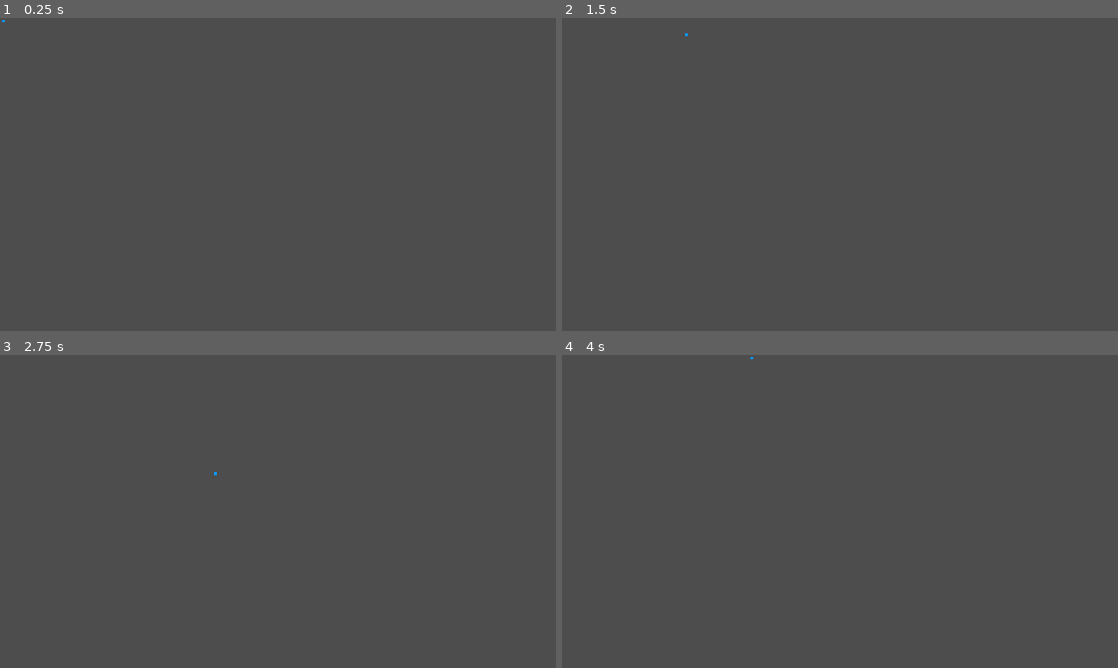
Above: before the commit, frames 1-4 (two rows, left to right).
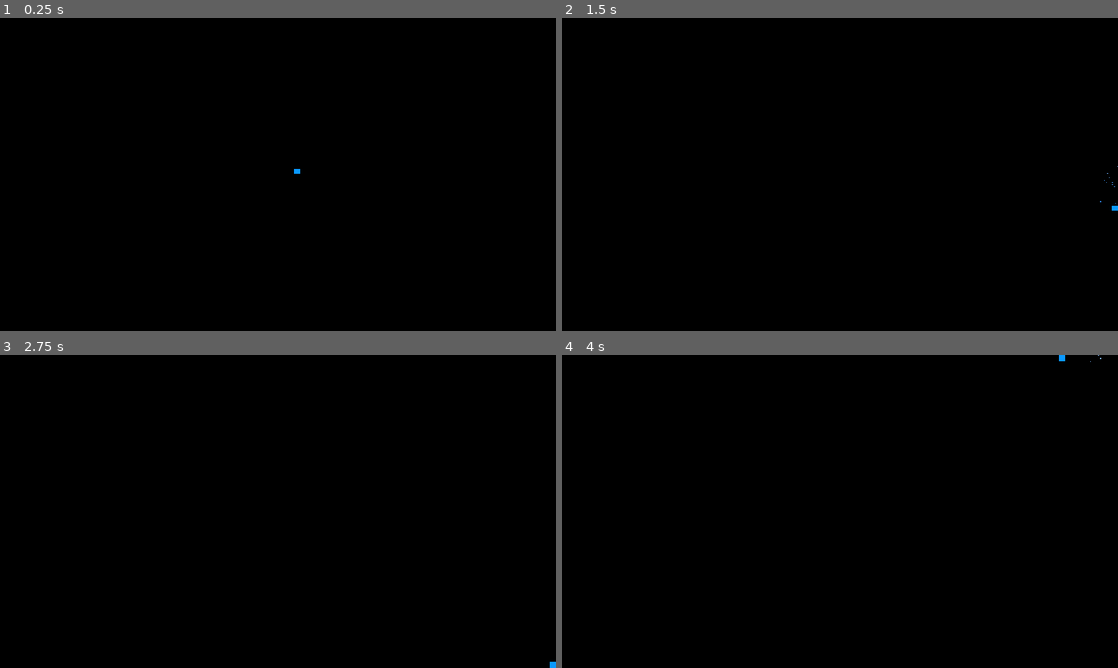
Above: after the commit, the same moments.

Repository: UnCompa/dodge-the-beat
Game: Godot game, scene res://escenas/escena_principal/escena_principal.tscn
The game is run twice, just before and just after one commit, with the same random seed, the same clock (stepped at 60 frames per second) and the same inputs. Before the commit the project starts from res://escenas/player/player.tscn.
Inputs:
- Up to frame 1 (0.25 s): no input
- Up to frame 2 (1.5 s): tap Enter (ui_accept) at 0.5, 0.6, 0.77, 1.07, 1.25, 1.35 s; hold Right (ui_right) 0.53-1.28 s; hold Down (ui_down) from 1.28 s (still down)
- Up to frame 3 (2.75 s): tap Enter (ui_accept) at 1.52, 1.82, 2.1 s; release Down (ui_down) at 2.03 s; hold Right (ui_right) from 2.03 s (still down)
- Up to frame 4 (4 s): tap Enter (ui_accept) at 2.75, 2.85, 3.02, 3.32, 3.5, 3.6, 3.77 s; release Right (ui_right) at 2.78 s; hold Up (ui_up) 2.78-3.53 s; hold Left (ui_left) from 3.53 s (still down)

The runs differ from the first frame. In frame 1, 100% of the frame differs, in the area x 0-100%, y 0-100%; in frame 2, 100%; in frame 3, 100%; in frame 4, 100%.

Commit message:
feat: adding best movement and camara collision

Diff:
--- /dev/null
+++ b/escenas/escena_principal/camera_2d.gd
@@ -0,0 +1,54 @@
+extends Camera2D
+
+# Variable para guardar las paredes
+var static_body: StaticBody2D
+
+func _ready() -> void:
+	setup_camera_walls()
+
+func setup_camera_walls() -> void:
+	# 1. Creamos el cuerpo estático
+	static_body = StaticBody2D.new()
+	static_body.name = "CameraWalls"
+	add_child(static_body)
+
+	# 2. Creamos las 4 formas de colisión
+	for i in range(4):
+		var collision_shape := CollisionShape2D.new()
+		var segment := WorldBoundaryShape2D.new() # Usamos límites infinitos
+		collision_shape.shape = segment
+		static_body.add_child(collision_shape)
+
+func _process(_delta: float) -> void:
+	update_wall_positions()
+
+func update_wall_positions() -> void:
+	# Obtenemos el tamaño del viewport (la pantalla actual)
+	var view_size = get_viewport_rect().size
+	# Calculamos el centro y los bordes considerando el zoom de la cámara
+	var half_size = (view_size * (1.0 / zoom.x)) / 2.0
+
+	# Referencias a los hijos (las 4 colisiones)
+	var left_wall = static_body.get_child(0)
+	var right_wall = static_body.get_child(1)
+	var top_wall = static_body.get_child(2)
+	var bottom_wall = static_body.get_child(3)
+
+	# Posicionamos las paredes relativas a la cámara
+	# WorldBoundaryShape2D usa un vector 'normal' para saber hacia dónde empujar
+
+	# Pared Izquierda (Empuja hacia la derecha)
+	left_wall.position = Vector2(-half_size.x, 0)
+	left_wall.shape.normal = Vector2.RIGHT
+
+	# Pared Derecha (Empuja hacia la izquierda)
+	right_wall.position = Vector2(half_size.x, 0)
+	right_wall.shape.normal = Vector2.LEFT
+
+	# Pared Superior (Empuja hacia abajo)
+	top_wall.position = Vector2(0, -half_size.y)
+	top_wall.shape.normal = Vector2.DOWN
+
+	# Pared Inferior (Empuja hacia arriba)
+	bottom_wall.position = Vector2(0, half_size.y)
+	bottom_wall.shape.normal = Vector2.UP
--- a/escenas/escena_principal/escena_principal.tscn
+++ b/escenas/escena_principal/escena_principal.tscn
@@ -1,6 +1,7 @@
 [gd_scene format=3 uid="uid://dnemweto3bcq6"]
 
 [ext_resource type="PackedScene" uid="uid://cx3n2f5llbyy8" path="res://escenas/player/player.tscn" id="1_pdctq"]
+[ext_resource type="Script" uid="uid://d3ma2qksq6rpw" path="res://escenas/escena_principal/camera_2d.gd" id="2_snxy5"]
 
 [node name="EscenaPrincipal" type="Node2D" unique_id=1234830979]
 
@@ -8,4 +9,6 @@
 position = Vector2(12, 27)
 
 [node name="Camera2D" type="Camera2D" parent="." unique_id=1639451654]
-zoom = Vector2(2.5, 2.5)
+zoom = Vector2(2, 2)
+limit_smoothed = true
+script = ExtResource("2_snxy5")
--- a/escenas/player/character_body_2d.gd
+++ b/escenas/player/character_body_2d.gd
@@ -1,17 +1,139 @@
 extends CharacterBody2D
 
+@export_group("Movimiento Normal")
 @export var speed := 320.0
 @export var acceleration := 1800.0
 @export var deceleration := 1400.0
 
+@export_group("Dash Settings")
+@export var dash_speed := 600.0 # Un poco más rápido para compensar el frenado
+@export var dash_duration := 0.2
+@export var dash_cooldown := 0.6
+@export var dash_brake_force := 5000.0 # Fuerza para frenar si presionas atrás
+
+var dash_timer: float = 0.0
+var cooldown_timer: float = 0.0
+var is_dashing: bool = false
+var dash_direction := Vector2.ZERO
+
+@onready var trail_particles: GPUParticles2D
+
+func _ready() -> void:
+	create_and_setup_trail()
+
 func _physics_process(delta: float) -> void:
 	var input_dir = Input.get_vector("ui_left", "ui_right", "ui_up", "ui_down")
 
-	# Si hay input → aceleramos
-	if input_dir:
+	# Gestionar timers
+	if cooldown_timer > 0:
+		cooldown_timer -= delta
+
+	# LÓGICA DE DASH
+	if Input.is_action_just_pressed("ui_accept") and cooldown_timer <= 0:
+		start_dash(input_dir)
+
+	if is_dashing:
+		process_dash(input_dir, delta)
+	else:
+		process_normal_movement(input_dir, delta)
+
+	move_and_slide()
+	update_trail()
+
+func start_dash(input_dir: Vector2) -> void:
+	is_dashing = true
+	dash_timer = dash_duration
+	cooldown_timer = dash_cooldown
+
+	# Si no hay input, dashea hacia donde ya se movía o hacia adelante
+	if input_dir == Vector2.ZERO:
+		dash_direction = velocity.normalized() if velocity.length() > 10 else Vector2.RIGHT
+	else:
+		dash_direction = input_dir.normalized()
+
+	velocity = dash_direction * dash_speed
+
+func process_dash(input_dir: Vector2, delta: float) -> void:
+	dash_timer -= delta
+
+	# --- MEJORA DE CONTROL: FRENADO CONTRARIO ---
+	# Si el jugador presiona una dirección opuesta al dash, desaceleramos fuerte
+	if input_dir != Vector2.ZERO:
+		var dot_product = input_dir.dot(dash_direction)
+		if dot_product < -0.1: # Está presionando hacia atrás o diagonal atrás
+			velocity = velocity.move_toward(Vector2.ZERO, dash_brake_force * delta)
+
+	# Salir del dash si se acaba el tiempo o si frenamos casi por completo
+	if dash_timer <= 0 or velocity.length() < speed:
+		is_dashing = false
+
+func process_normal_movement(input_dir: Vector2, delta: float) -> void:
+	if input_dir != Vector2.ZERO:
+		# Aceleración normal
 		velocity = velocity.move_toward(input_dir * speed, acceleration * delta)
-	# Si no hay input → frenamos
 	else:
+		# Fricción cuando no hay input
 		velocity = velocity.move_toward(Vector2.ZERO, deceleration * delta)
 
-	move_and_slide()
+func create_and_setup_trail() -> void:
+	trail_particles = GPUParticles2D.new()
+	trail_particles.name = "TrailParticles"
+	trail_particles.show_behind_parent = true
+	trail_particles.local_coords = false
+
+	# Asegúrate de que la posición sea el centro (0,0) relativo al CharacterBody2D
+	trail_particles.position = Vector2.ZERO
+	add_child(trail_particles)
+
+	var material := ParticleProcessMaterial.new()
+
+	# --- LA CLAVE PARA EL CENTRO ---
+	# Esto hace que las partículas nazcan en un área circular en lugar de un punto
+	material.emission_shape = ParticleProcessMaterial.EMISSION_SHAPE_SPHERE
+	material.emission_sphere_radius = 15.0 # Ajusta este radio según el tamaño de tu Sprite
+	# -------------------------------
+
+	material.gravity = Vector3.ZERO
+	material.spread = 0.0
+	material.initial_velocity_min = 0.0
+	material.initial_velocity_max = 0.0
+
+	# Curva de escala (más bonito: empieza mediano, crece un poco y desaparece)
+	var scale_curve := Curve.new()
+	scale_curve.add_point(Vector2(0.0, 0.5))
+	scale_curve.add_point(Vector2(0.2, 1.0))
+	scale_curve.add_point(Vector2(1.0, 0.0))
+	var scale_texture := CurveTexture.new()
+	scale_texture.curve = scale_curve
+	material.scale_curve = scale_texture
+
+	# Gradiente
+	var gradient := Gradient.new()
+	gradient.add_point(0.0, Color(0.15, 0.55, 1.0, 0.8)) # Un poco de transparencia inicial
+	gradient.add_point(1.0, Color(0.15, 0.55, 1.0, 0.0))
+	var color_ramp := GradientTexture1D.new()
+	color_ramp.gradient = gradient
+	material.color_ramp = color_ramp
+
+	trail_particles.process_material = material
+
+	trail_particles.amount = 100
+	trail_particles.lifetime = 0.4
+	trail_particles.emitting = true
+
+func update_trail() -> void:
+	var speed_percent = velocity.length() / dash_speed
+
+	if velocity.length() > 50.0:
+		# En lugar de apagar/prender, ajustamos la cantidad de partículas
+		trail_particles.amount_ratio = clamp(speed_percent, 0.2, 1.0)
+	else:
+		trail_particles.amount_ratio = 0.0
+
+	if is_dashing:
+		trail_particles.lifetime = 0.8
+		# Glow usando modulación (requiere que el CanvasItem tenga un material con Bloom)
+		trail_particles.self_modulate = Color(2.5, 2.5, 5.0, 1.0)
+	else:
+		trail_particles.lifetime = 0.4
+		trail_particles.self_modulate = Color.WHITE
--- a/project.godot
+++ b/project.godot
@@ -11,7 +11,7 @@
 [application]
 
 config/name="Dodge the Beat"
-run/main_scene="res://escenas/player/player.tscn"
+run/main_scene="uid://dnemweto3bcq6"
 config/features=PackedStringArray("4.6", "GL Compatibility")
 config/icon="res://icon.svg"
 
@@ -28,3 +28,4 @@
 rendering_device/driver.windows="d3d12"
 renderer/rendering_method="gl_compatibility"
 renderer/rendering_method.mobile="gl_compatibility"
+environment/defaults/default_clear_color=Color(0, 0, 0, 1)
Not shown, added: escenas/escena_principal/camera_2d.gd.uid
